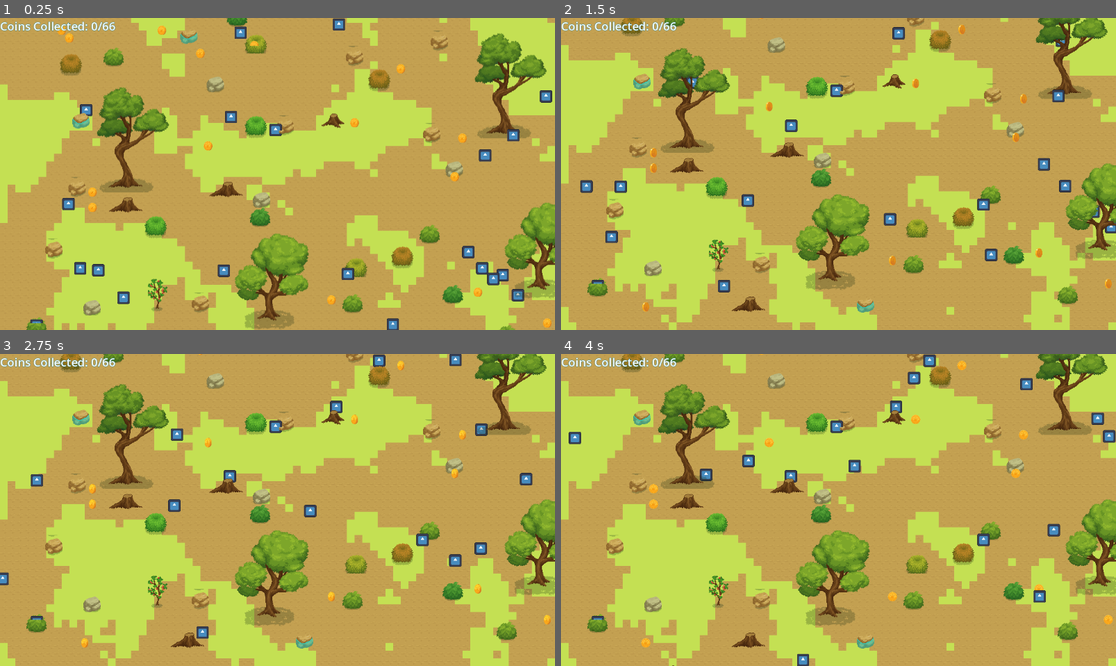
Above: before the commit, frames 1-4 (two rows, left to right).
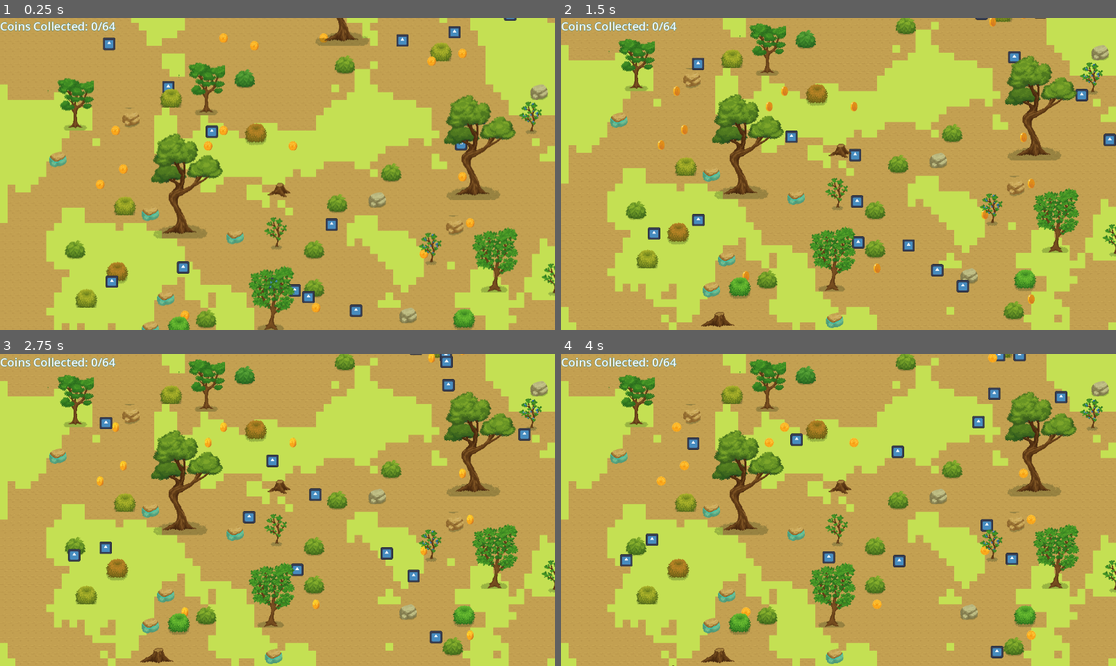
Above: after the commit, the same moments.

Repository: desiretchinda/treasure-hunt
Game: Godot game, scene res://Scenes/game_play.tscn
The game is run twice, just before and just after one commit, with the same random seed, the same clock (stepped at 60 frames per second) and the same inputs. The engine's default icon, where the game draws it, is replaced by a stand-in: a white triangle on a blue panel in a dark square.
Inputs:
- Up to frame 1 (0.25 s): no input
- Up to frame 2 (1.5 s): hold Right (move_right) 0.53-1.28 s; hold Down (move_down) from 1.28 s (still down)
- Up to frame 3 (2.75 s): release Down (move_down) at 2.03 s; hold Right (move_right) from 2.03 s (still down)
- Up to frame 4 (4 s): release Right (move_right) at 2.78 s; hold Up (move_up) 2.78-3.53 s; hold Left (move_left) from 3.53 s (still down)

The runs differ from the first frame. In frame 1, 25% of the frame differs, in the area x 4-100%, y 0-100%; in frame 2, 24%; in frame 3, 24%; in frame 4, 24%.

Commit message:
fix starting point

Diff:
--- a/Scripts/enemy.gd
+++ b/Scripts/enemy.gd
@@ -64,6 +64,6 @@
 		# Ensure the Player script has a 'reset_game' method.
 		print("Player touched")
 		if body.has_method("reset_game"):
-			body.reset_game()
+			body.reset_game.call_deferred()
 		else:
 			print("Error: Player script does not have a 'reset_game' method.")
--- a/Scripts/map_generation.gd
+++ b/Scripts/map_generation.gd
@@ -53,6 +53,8 @@
 @export var coin_scene: PackedScene # Drag your Coin.tscn scene file here in the Inspector
 @export var coin_density = 0.02 # Probability (0 to 1) of a coin appearing in a cell where allowed
 @export var coin_boundary_margin = 2 # Number of tiles from the edge where coins won't spawn
+# Note: coin_obstacle_exclusion_margin was not in your provided code, adding back if needed for coins near obstacles
+# @export var coin_obstacle_exclusion_margin = 1 # Number of tiles around an obstacle where coins won't spawn
 
 
 # --- Enemy Parameters ---
@@ -60,6 +62,11 @@
 @export var enemy_density = 0.005 # Probability (0 to 1) of an enemy appearing in a cell where allowed
 @export var enemy_boundary_margin = 3 # Number of tiles from the edge where enemies won't spawn
 @export var min_distance_from_player_start = 5 # Minimum distance (in tiles) from player start position to spawn enemy
+
+
+# --- Map Generation Parameters ---
+# New parameter to define the number of obstacle-free columns at the start
+@export var obstacle_free_start_columns = 3 # Number of columns from the left edge to keep free of obstacles
 
 
 # --- Coin Counters ---
@@ -155,6 +162,12 @@
 
 
 			# --- Obstacle Layer Placement (Various Multi-Tile Types using Patterns - deterministic) ---
+			# --- Check if this cell is within the obstacle-free start columns ---
+			# If it is, skip obstacle placement for this cell.
+			if cell_coords.x < obstacle_free_start_columns:
+				continue # Skip the rest of the loop for this cell and move to the next one
+
+
 			# Generate a random value to decide if an obstacle should be considered for placement at this cell
 			var random_obstacle_chooser = randf()
 
@@ -206,6 +219,7 @@
 								   abs_map_coord.y < 0 or abs_map_coord.y >= map_height:
 									can_place_obstacle = false
 									break # If any part is out of bounds, we cannot place the obstacle. Exit inner dy loop.
+
 								# Check if cell is already occupied on the obstacle layer: Avoid placing on top of existing obstacles or other parts of multi-tile obstacles already placed in this generation pass.
 								# get_cell_atlas_coords returns Vector2i(-1, -1) if the cell is empty on this layer.
 								if obstacle_layer_node.get_cell_atlas_coords(abs_map_coord) != Vector2i(-1, -1):
